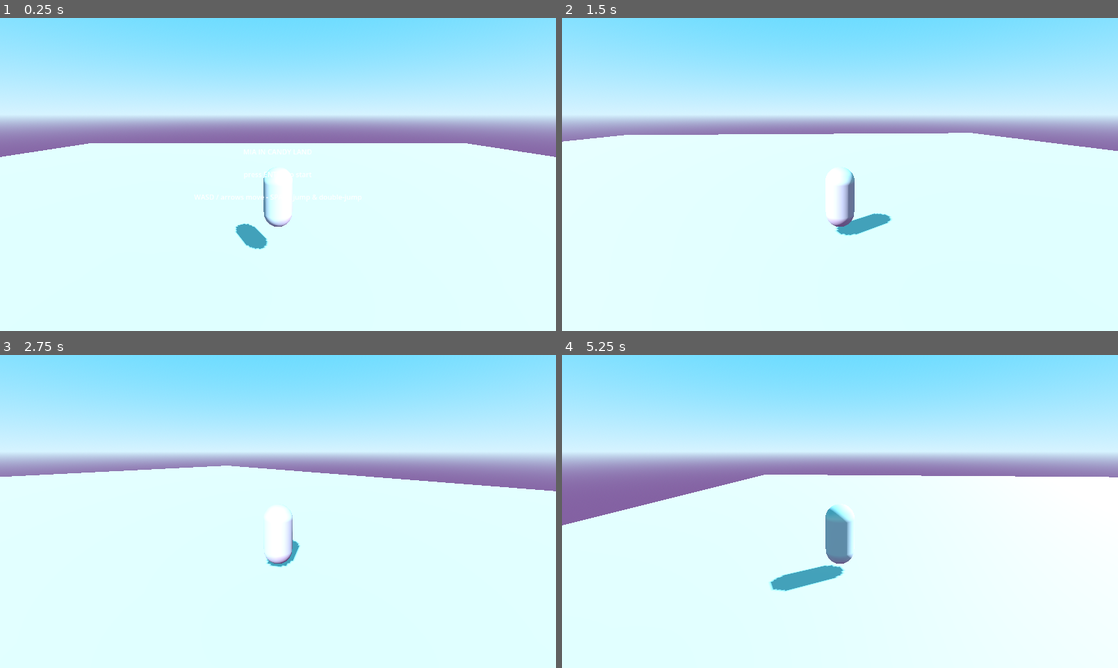
Above: before the commit, frames 1-4 (two rows, left to right).
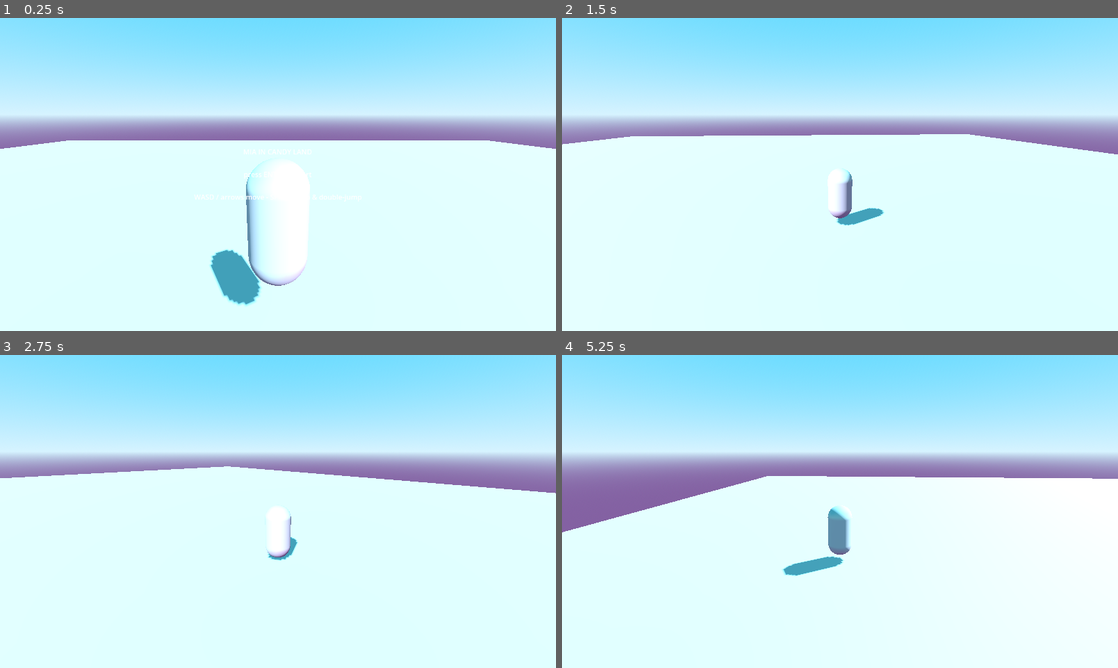
Above: after the commit, the same moments.

Repository: smoki99/great_giana_sisters
Game: Godot game, scene res://scenes/main.tscn
Two runs of this game, one before a commit and one after it. Both use one fixed random seed, a clock stepped at 60 frames per second and the inputs below.
Inputs:
- Up to frame 1 (0.25 s): no input
- Up to frame 2 (1.5 s): tap Enter (start) at 0.5, 1.35 s; hold Right (move_right) 0.53-1.28 s; hold Enter (start) 0.53-1.28 s; tap Space (jump) at 0.77 s; hold Down (move_back) from 1.28 s (still down)
- Up to frame 3 (2.75 s): tap Space (jump) at 1.52 s; release Down (move_back) at 2.03 s; hold Right (move_right) from 2.03 s (still down); hold Enter (start) from 2.03 s (still down)
- Up to frame 4 (5.25 s): release Right (move_right) at 2.78 s; release Enter (start) at 2.78 s; hold Up (move_forward) 2.78-3.53 s; tap Enter (start) at 2.85, 4.35 s; tap Space (jump) at 3.02, 3.77, 4.52 s; hold Enter (start) 3.53-4.28 s; hold Left (move_left) 3.53-5.03 s; hold Down (move_back) from 5.03 s (still down); hold Enter (start) from 5.03 s (still down)

The runs differ from the first frame. In frame 1, 4.7% of the frame differs, in the area x 0-100%, y 39-92%; in frame 2, 1.4%; in frame 3, 0.7%; in frame 4, 2.0%.

Commit message:
T13: camera spring (pure class, 4 math checks) + speed/air distance zoom

Diff:
--- /dev/null
+++ b/game/src/logic/camera_spring.gd
@@ -0,0 +1,20 @@
+class_name CameraSpring
+extends RefCounted
+## 1-D critically-damped-ish spring used for camera distance/height smoothing.
+
+const STIFFNESS := 26.0
+const DAMPING := 9.0
+
+var pos := 0.0
+var vel := 0.0
+
+
+func reset(at: float) -> void:
+	pos = at
+	vel = 0.0
+
+
+func step(goal: float, delta: float) -> float:
+	vel += ((goal - pos) * STIFFNESS - vel * DAMPING) * delta
+	pos += vel * delta
+	return pos
--- a/game/src/player.gd
+++ b/game/src/player.gd
@@ -15,7 +15,9 @@
 var sm := PlayerStateMachine.new()
 var _jump_held := false
 var _heading := 0.0
+var cam_spring := CameraSpring.new()
 @onready var _camera_boom: Node3D = get_node_or_null(camera_boom_path)
+@onready var _arm: SpringArm3D = get_node_or_null(NodePath("%s/Arm" % camera_boom_path))
 @onready var _body: MeshInstance3D = get_node_or_null(^"Body")
 
 
@@ -23,6 +25,7 @@
 	global_position = at
 	velocity = Vector3.ZERO
 	sm.reset(true)
+	cam_spring.reset(6.0)
 
 
 func _physics_process(delta: float) -> void:
@@ -61,6 +64,9 @@
 	if not is_on_floor():
 		velocity.y -= PlayerStateMachine.GRAVITY * delta
 	move_and_slide()
+	if _arm:
+		var goal := 6.0 + current_speed() * 0.12 + (0.6 if not is_on_floor() else 0.0)
+		_arm.spring_length = cam_spring.step(goal, delta)
 
 	var hs := Vector2(velocity.x, velocity.z)
 	if hs.length() > 0.2:
--- a/game/tests/run_tests.gd
+++ b/game/tests/run_tests.gd
@@ -3,6 +3,7 @@
 
 const TEST_SCRIPTS := [
 	"res://tests/test_player_state.gd",
+	"res://tests/test_camera_spring.gd",
 ]
 
 func _init() -> void:
--- /dev/null
+++ b/game/tests/test_camera_spring.gd
@@ -0,0 +1,39 @@
+extends RefCounted
+
+var _checks := 0
+
+func check_count() -> int: return _checks
+
+static func _ok(out: PackedStringArray, cond: bool, name: String) -> void:
+	if not cond:
+		out.append(name)
+
+func run() -> PackedStringArray:
+	var out := PackedStringArray()
+	var s := CameraSpring.new()
+	s.reset(6.0)
+	var peak := 6.0
+	var dt := 1.0 / 60.0
+	# converge to 8 within 1.5 s
+	for i in 90:
+		peak = maxf(peak, s.step(8.0, dt))
+	_checks += 1; _ok(out, absf(s.pos - 8.0) < 0.05, "converge to goal (%.3f)" % s.pos)
+	# overshoot bounded (< 25 % of step)
+	_checks += 1; _ok(out, peak - 8.0 < 0.5, "overshoot %.3f too large" % (peak - 8.0))
+	# monotone from below: starting under goal, first steps increase
+	var s2 := CameraSpring.new()
+	s2.reset(0.0)
+	var prev := -1.0
+	var monotone := true
+	for i in 20:
+		var v := s2.step(1.0, dt)
+		if v < prev:
+			monotone = false
+		prev = v
+	_checks += 1; _ok(out, monotone, "no dip before goal")
+	# goal switch mid-flight stays bounded
+	for i in 600:
+		s.step(5.0 if (i / 60) % 2 == 0 else 9.0, dt)
+		_checks += 0
+	_checks += 1; _ok(out, s.pos > 4.0 and s.pos < 10.0, "oscillation stays bounded (%.2f)" % s.pos)
+	return out
Not shown, added: game/src/logic/camera_spring.gd.uid
Not shown, added: game/tests/test_camera_spring.gd.uid
